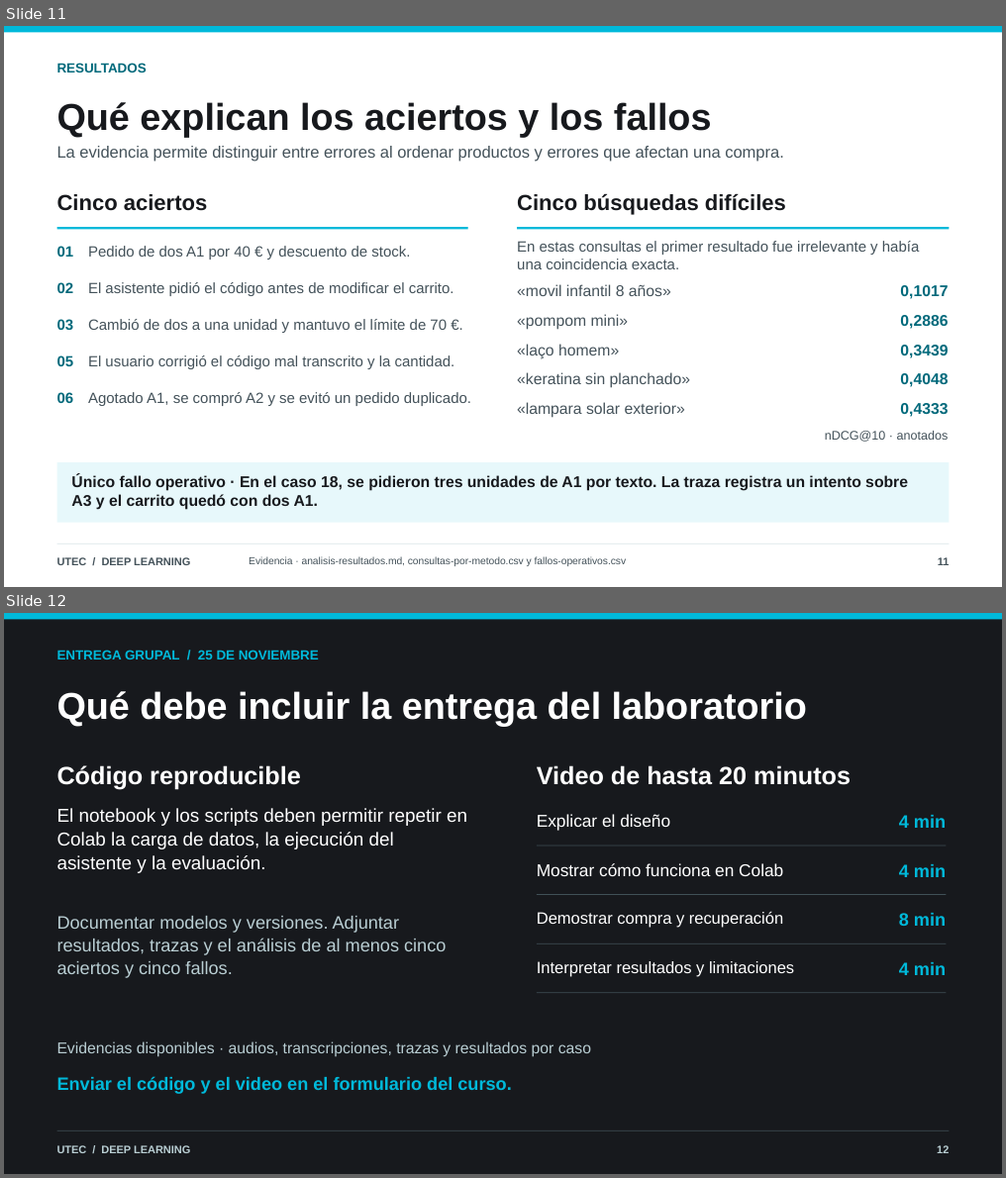
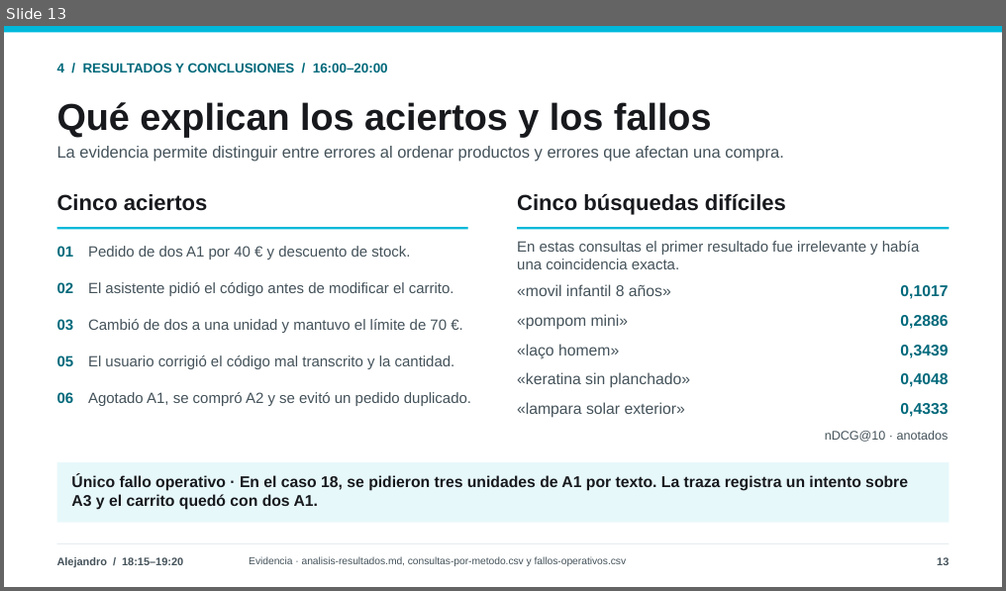
Before and after one commit to josenomberto/UTEC-CDIAV3-MCD8016, a slide deck: Proyecto 4/Presentación Laboratorio 4 - UTEC - con evidencias.pptx. Shown one above the other, each under a label of ours: slides 11 and 12 before the commit, slide 13 after it. The pictures are 1006x1178 and 1006x591 pixels, drawn with LibreOffice and Linux fonts; fonts in the diff are those of the drawing. Boxes give left, top, right and bottom in pixels: in the first picture for what was removed or moved away, otherwise in the second. Text is boxed around its words. In the diff, an @@ line names an element or a change of style, - is before the commit and + after.

```diff
--- a/Proyecto 4/Presentación Laboratorio 4 - UTEC - con evidencias.pptx
+++ b/Proyecto 4/Presentación Laboratorio 4 - UTEC - con evidencias.pptx
@@ slide 12 removed at (4, 613, 1002, 1174), background #17191D @@
@@ rectangle removed at (4, 613, 1002, 619) @@
@@ text removed at (57, 650, 319, 660) @@
-ENTREGA GRUPAL / 25 DE NOVIEMBRE
@@ text removed at (57, 691, 807, 726) @@
-Qué debe incluir la entrega del laboratorio
@@ text removed at (57, 765, 301, 790) @@
-Código reproducible
@@ text removed at (537, 765, 850, 785) @@
-Video de hasta 20 minutos
@@ text removed at (57, 808, 467, 873) @@
-El notebook y los scripts deben permitir repetir en Colab la carga de datos, la ejecución del asistente y la evaluación.
@@ text removed at (537, 814, 670, 831) @@
-Explicar el diseño
@@ text removed at (899, 815, 945, 828) @@
-4 min
@@ rectangle removed at (537, 845, 945, 846) @@
@@ text removed at (537, 863, 783, 876) @@
-Mostrar cómo funciona en Colab
@@ text removed at (899, 864, 945, 877) @@
-4 min
@@ rectangle removed at (537, 894, 945, 895) @@
@@ text removed at (57, 916, 446, 978) @@
-Documentar modelos y versiones. Adjuntar resultados, trazas y el análisis de al menos cinco aciertos y cinco fallos.
@@ text removed at (537, 911, 783, 928) @@
-Demostrar compra y recuperación
@@ text removed at (899, 913, 945, 926) @@
-8 min
@@ rectangle removed at (537, 944, 945, 945) @@
@@ text removed at (537, 961, 794, 977) @@
-Interpretar resultados y limitaciones
@@ text removed at (899, 962, 945, 975) @@
-4 min
@@ rectangle removed at (537, 992, 945, 993) @@
@@ text removed at (57, 1042, 591, 1058) @@
-Evidencias disponibles · audios, transcripciones, trazas y resultados por caso
@@ text removed at (57, 1076, 511, 1094) @@
-Enviar el código y el video en el formulario del curso.
@@ rectangle removed at (57, 1131, 949, 1132) @@
@@ text removed at (57, 1146, 190, 1154) @@
-UTEC / DEEP LEARNING
@@ text removed at (937, 1146, 948, 1154) @@
-12
@@ what was slide 11 is now slide 13 @@
@@ slide 13 changed as well @@
@@ text at (57, 63, 388, 73): text changed @@
-RESULTADOS
+4 / RESULTADOS Y CONCLUSIONES / 16:00–20:00
@@ text at (57, 558, 183, 568): text changed @@
-UTEC / DEEP LEARNING
+Alejandro / 18:15–19:20
@@ text at (937, 558, 948, 566): text changed @@
-11
+13
```
Also in this commit, not shown: 6 other slides changed, 7 slides added, 4 other slides removed, 1 other file.
